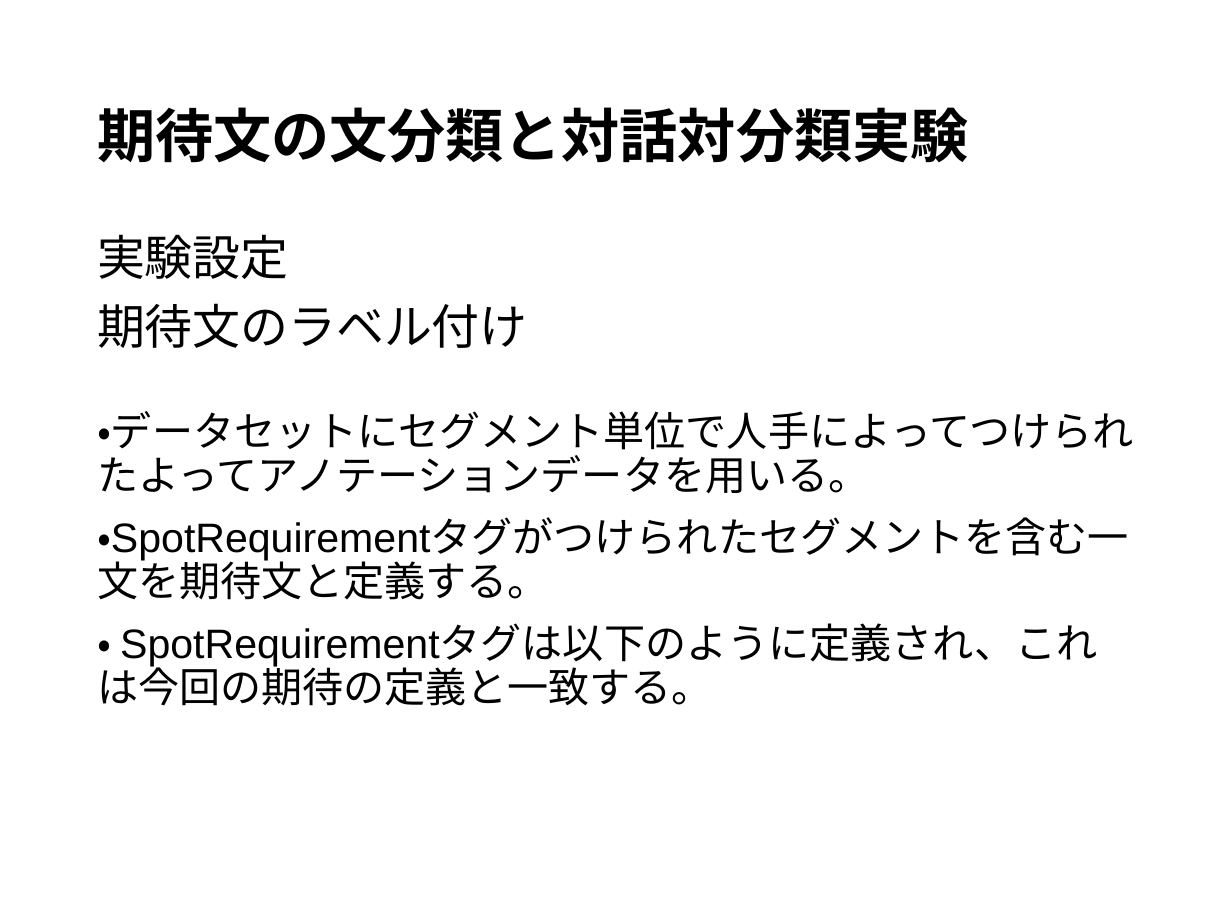
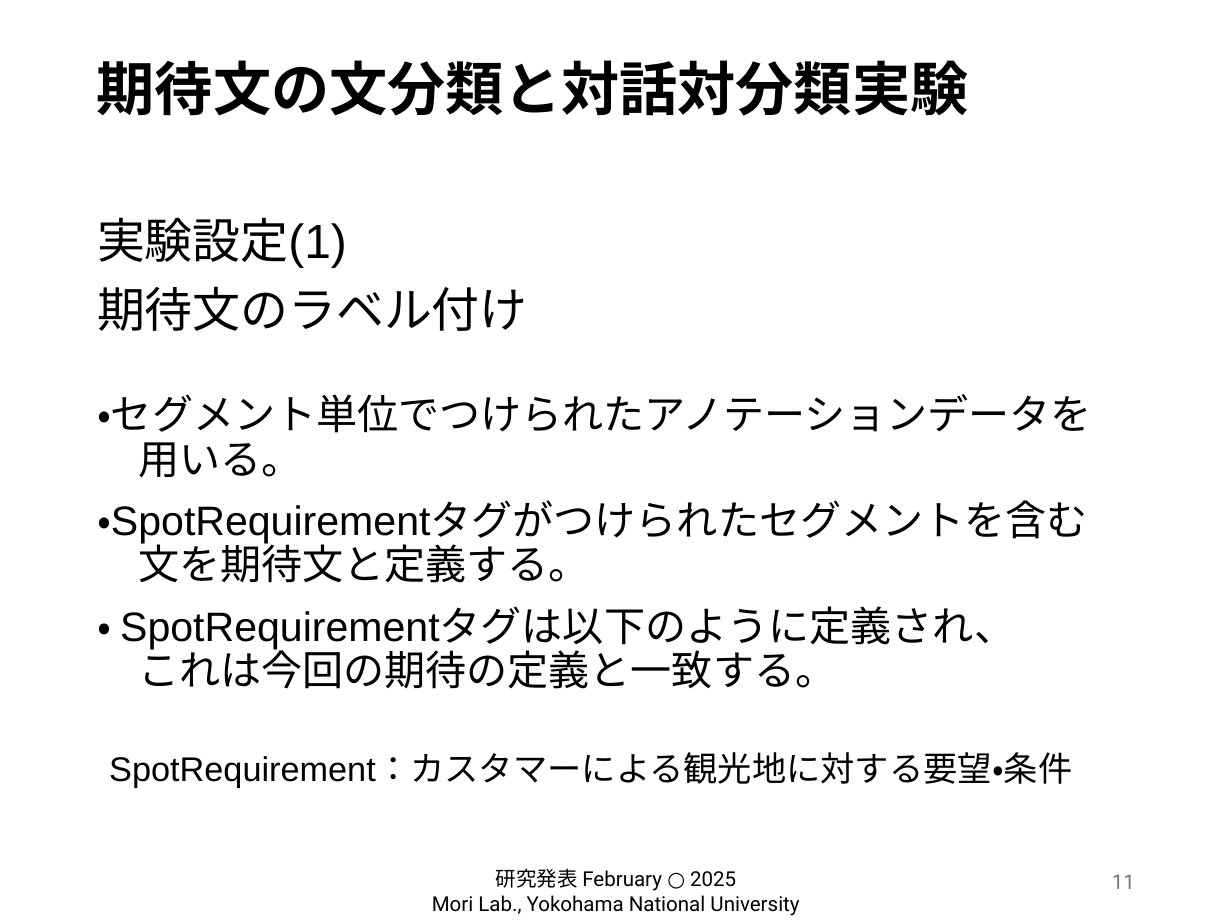
Before and after one commit to hiiragi-moon/graduation-research, a slide deck: slide 11 of 卒研発表.pptx. Drawn at 1232x924 pixels with LibreOffice and Linux fonts; fonts in the diff are those of the drawing; background and template pictures are left out. Boxes give left, top, right and bottom in pixels: in the first picture for what was removed or moved away, otherwise in the second. Text is boxed around its words. In the diff, an @@ line names an element or a change of style, - is before the commit and + after.

```diff
--- a/卒研発表.pptx
+++ b/卒研発表.pptx
@@ title "期待文の文分類と対話対分類実験": place and size @@
-title "期待文の文分類と対話対分類実験" at [97,107,969,163]
+title "期待文の文分類と対話対分類実験" at [97,60,969,116]
@@ text "実験設定(1)": place and size @@
-text "実験設定(1)" at [97,234,1134,706]
+text "実験設定(1)" at [97,217,1092,689]
@@ text at [97,217,347,268]: text changed @@
-実験設定
+実験設定(1)
@@ text at [97,394,1092,689]: text changed @@
-・データセットにセグメント単位で人手によってつけられたよってアノテーションデータを用いる。
-・SpotRequirementタグがつけられたセグメントを含む一文を期待文と定義する。
-・ SpotRequirementタグは以下のように定義され、これは今回の期待の定義と一致する。
+・セグメント単位でつけられたアノテーションデータを
+用いる。
+・SpotRequirementタグがつけられたセグメントを含む
+文を期待文と定義する。
+・ SpotRequirementタグは以下のように定義され、
+これは今回の期待の定義と一致する。
@@ text added at [109,753,1072,787], 20 pt, text #000000 @@
+SpotRequirement：カスタマーによる観光地に対する要望・条件
@@ text added at [432,868,799,916], 12 pt, text #000000 @@
+研究発表 February ○ 2025
+Mori Lab., Yokohama National University
@@ page number added at [1112,874,1135,889], 12 pt, text #797979 @@
+11
```
Also in this commit, not shown: 21 other slides changed, 1 slide added, 1 slide removed, 42 other files.
